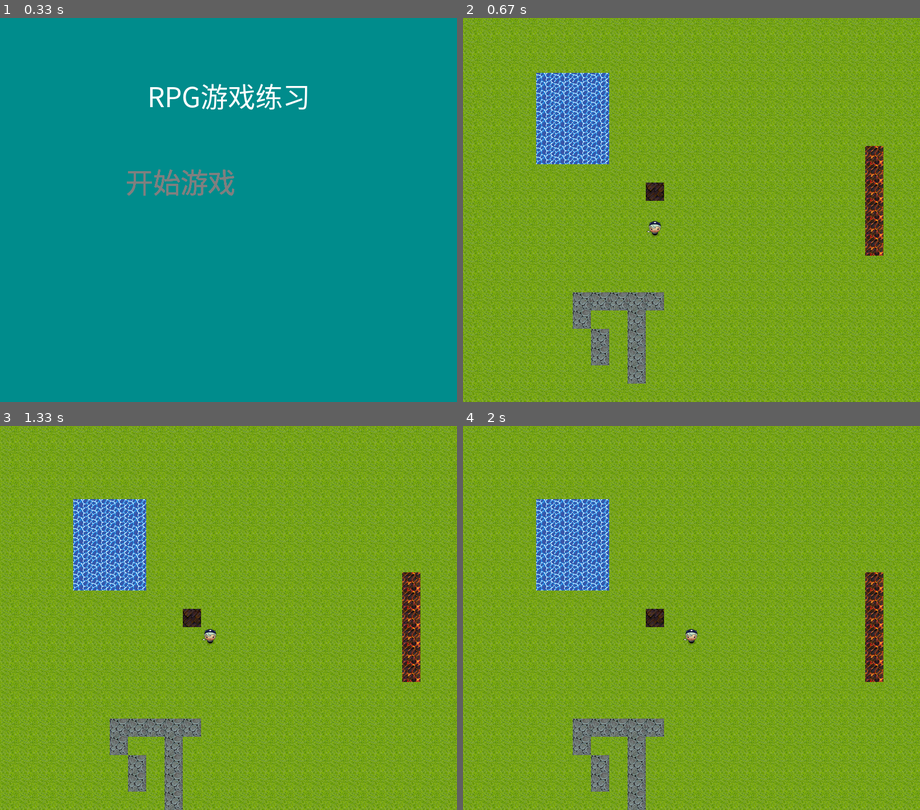
Above: before the commit, frames 1-4 (two rows, left to right).
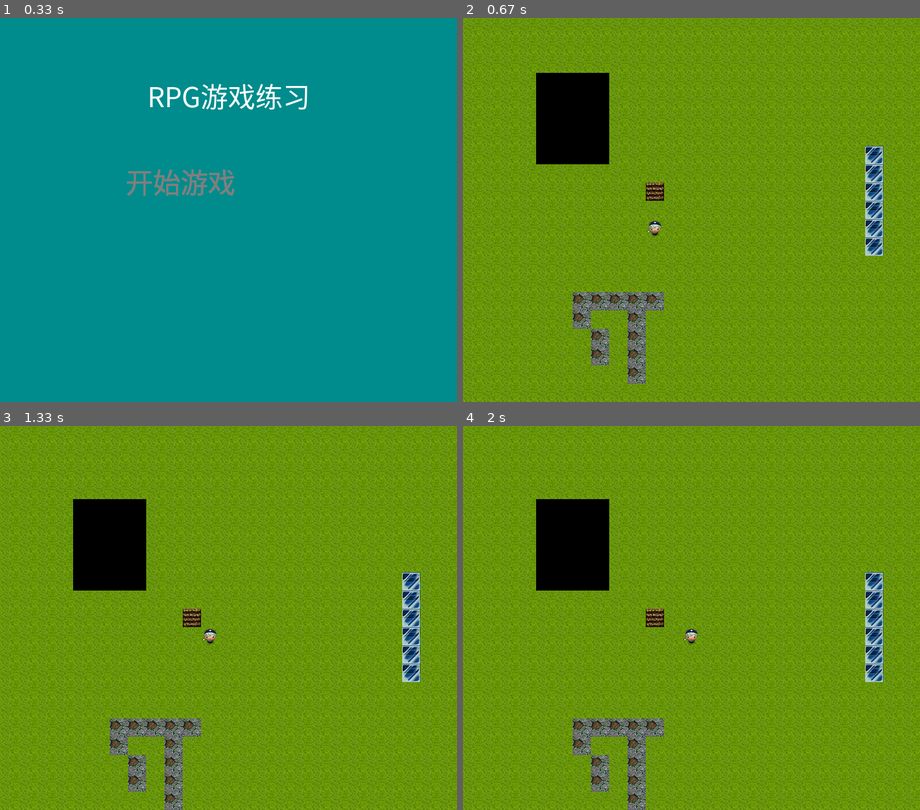
Above: after the commit, the same moments.

Repository: seancheng33/PygameProject
Game: pygame game, started from RPGGame/main.py
Same seed, same stepped clock (60 frames per second), same inputs: the game is played once before the commit and once after it.
Inputs (mouse positions are in pixels of both pictures, inside the frame that each line leads up to):
- Up to frame 1 (0.33 s): no input
- Up to frame 2 (0.67 s): click "开始游戏" at 0.38 s
- Up to frame 3 (1.33 s): hold Right 0.67-1.13 s; move the mouse to (228, 644) at 0.7 s; hold Up from 1.17 s (still down)
- Up to frame 4 (2 s): release Up at 1.47 s; hold Right 1.5-1.97 s

Frame 1 is identical in both runs. In frame 2, 15% of the frame differs, in the area x 0-100%, y 0-100%; in frame 3, 15%; in frame 4, 15%.

Commit message:
修改了图片的载入方式，为完善的地图制作准备

Diff:
--- a/RPGGame/GlobalSetting.py
+++ b/RPGGame/GlobalSetting.py
@@ -5,6 +5,8 @@
 @Program  : 全局变量
 '''
 import pygame
+
+# from RPGGame import ImageLoad
 
 
 class GlobalSetting:
@@ -20,22 +22,24 @@
                           'white': (255, 255, 255),
                           }
 
-        self.IMAGESDICT = {
-                        'coal': pygame.image.load('img/coal.png'),
-                        'dirt': pygame.image.load('img/dirt.png'),
-                        'grass': pygame.image.load('img/grass.png'),
-                        'lava': pygame.image.load('img/lava.png'),
-                        'sand': pygame.image.load('img/sand.png'),
-                        'stone': pygame.image.load('img/stone.png'),
-                        'water': pygame.image.load('img/water.png')}
+        # self.IMAGESDICT = {
+        #                 'coal': pygame.image.load('img/coal.png'),
+        #                 'dirt': pygame.image.load('img/dirt.png'),
+        #                 'grass': pygame.image.load('img/grass.png'),
+        #                 'lava': pygame.image.load('img/lava.png'),
+        #                 'sand': pygame.image.load('img/sand.png'),
+        #                 'stone': pygame.image.load('img/stone.png'),
+        #                 'water': pygame.image.load('img/water.png')}
+        #
+        # self.TILEMAPPING = {'c': self.IMAGESDICT['coal'],
+        #                     'd': self.IMAGESDICT['dirt'],
+        #                     'g': self.IMAGESDICT['grass'],
+        #                     'l': self.IMAGESDICT['lava'],
+        #                     's': self.IMAGESDICT['sand'],
+        #                     '*': self.IMAGESDICT['stone'],
+        #                     'w': self.IMAGESDICT['water']}
 
-        self.TILEMAPPING = {'c': self.IMAGESDICT['coal'],
-                            'd': self.IMAGESDICT['dirt'],
-                            'g': self.IMAGESDICT['grass'],
-                            'l': self.IMAGESDICT['lava'],
-                            's': self.IMAGESDICT['sand'],
-                            '*': self.IMAGESDICT['stone'],
-                            'w': self.IMAGESDICT['water']}
+
         self.DESC = {'UP': (0, -1), 'RIGHT': (1, 0), 'DOWN': (0, 1), 'LEFT': (-1, 0)}
 
         pygame.init()
@@ -45,3 +49,23 @@
         pygame.display.set_caption('RPG大的地图移动的Demo version: 0.11')
 
         self.FPSCLOCK = pygame.time.Clock()
+
+        self.TILEMAPPING = self.image_load()
+
+        # {'c': imgdict['x3y2'], 'd': imgdict['x2y2'], 'g': imgdict['x0y2'], 'l': imgdict['x0y2'],
+        #                     's': imgdict['x1y2'], '*': imgdict['x2y7'], 'w': imgdict['x0y2']}
+
+    def image_load(self):
+        bgimg = pygame.image.load('img/background.png').convert_alpha()  # 这张图片是8列16行
+
+        imgwidth = 8
+        imgheight = 16
+
+        imgdict = {}
+
+        for imgx in range(imgwidth):
+            for imgy in range(imgheight):
+                imgname = 'x' + str(imgx) + 'y' + str(imgy)
+                imgdict[imgname] = bgimg.subsurface(imgx * 32, imgy * 32, 32, 32)
+
+        return imgdict
--- /dev/null
+++ b/RPGGame/ImageLoad.py
@@ -0,0 +1,6 @@
+'''
+@Author       : sean cheng
+@Email        : aya234@163.com
+@CreateTime   : 2018/8/16
+@Program      : 加载存放图片资源
+'''
--- a/RPGGame/main.py
+++ b/RPGGame/main.py
@@ -5,9 +5,7 @@
 @Program  : 练习rpg的游戏，这个是主入口文件。
 '''
 import pygame
-from pygame.locals import *
-
-from RPGGame import DrawMap, mapdata
+from RPGGame import mapdata
 from RPGGame.GlobalSetting import GlobalSetting
 from RPGGame.RunGame import run_map
 from RPGGame.sysfunction import close_program, start_screen, can_move
@@ -22,7 +20,7 @@
         'player': mapdata.role_postion['base'],
         'map name': 'base',
     }
-
+    # print(ImageLoad.imgdict)
     setting.SCREENFACE.fill(setting.COLORDICT['bgcolor'])
     result = start_screen()
     while True:
--- a/RPGGame/mapdata.py
+++ b/RPGGame/mapdata.py
@@ -1,8 +1,8 @@
 '''
-@Author : sean cheng
-@Email  : aya234@163.com
+@Author : x1y2ean chenx0y2
+@Emaix1y0  : aya234@163.com
 @Create_Time   : 2018/6/15
-@Program  : 地图配置文件
+@Prox0y2ram  : 地图配置文件
 '''
 
 # 角色的初始位置
@@ -17,71 +17,107 @@
 
 # 基本主地图
 mapBase = [
-    ['g', 'g', 'g', 'g', 'g', 'g', 'g', 'g', 'g', 'g', 'g', 'g', 'g', 'g', 'g', 'g', 'g', 'g', 'g', 'g', 'g', 'g',
-     'g', 'g', 'g', 'g', 'g'],
-    ['g', 'g', 'g', 'g', 'g', 'g', 'g', 'g', 'g', 'g', 'g', 'g', 'g', 'g', 'g', 'g', 'g', 'g', 'g', 'g', 'g',
-     'g', 'g', 'g', 'g', 'g', 'g'],
-    ['g', 'g', 'g', 'g', 'g', 'g', 'g', 'g', 'g', 'g', 'g', 'g', 'g', 'g', 'g', 'g', 'g', 'g', 'g', 'g', 'g',
-     'g', 'g', 'g', 'g', 'g', 'g'],
-    ['g', 'g', 'g', 'g', 'g', 'g', 'g', 'g', 'g', 'g', 'g', 'g', 'g', 'g', 'g', 'g', 'g', 'g', 'g', 'g', 'g',
-     'g', 'g', 'g', 'g', 'g', 'g'],
-    ['g', 'g', 'g', 'g', 'w', 'w', 'w', 'w', 'g', 'g', 'g', 'g', 'g', 'g', 'g', 'g', 'g', 'g', 'g', 'g', 'g', 'g',
-     'g', 'g', 'g', 'g', 'g'],
-    ['g', 'g', 'g', 'g', 'w', 'w', 'w', 'w', 'g', 'g', 'g', 'g', 'g', 'g', 'g', 'g', 'g', 'g', 'g', 'g', 'g', 'g',
-     'g', 'g', 'g', 'g', 'g'],
-    ['g', 'g', 'g', 'g', 'w', 'w', 'w', 'w', 'g', 'g', 'g', 'g', 'g', 'g', 'g', 'g', 'g', 'g', 'g', 'g', 'g',
-     'g', 'g', 'g', 'g', 'g', 'g'],
-    ['g', 'g', 'g', 'g', 'w', 'w', 'w', 'w', 'g', 'g', 'g', 'g', 'g', 'g', 'g', 'g', 'g', 'g', 'g', 'g', 'g',
-     'g', 'g', 'g', 'g', 'g', 'g'],
-    ['g', 'g', 'g', 'g', 'w', 'w', 'w', 'w', 'g', 'g', 'g', 'g', 'g', 'g', 'g', 'g', 'g', 'g', 'g', 'g', 'g',
-     'g', 'l', 'g', 'g', 'g', 'g'],
-    ['g', 'g', 'g', 'g', 'g', 'g', 'g', 'g', 'g', 'g', 'g', 'g', 'g', 'g', 'g', 'g', 'g', 'g', 'g', 'g', 'g',
-     'g', 'l', 'g', 'g', 'g', 'g'],
-    ['g', 'g', 'g', 'g', 'g', 'g', 'g', 'g', 'g', 'g', 'c', 'g', 'g', 'g', 'g', 'g', 'g', 'g', 'g', 'g', 'g',
-     'g', 'l', 'g', 'g', 'g', 'g'],
-    ['g', 'g', 'g', 'g', 'g', 'g', 'g', 'g', 'g', 'g', 'g', 'g', 'g', 'g', 'g', 'g', 'g', 'g', 'g', 'g', 'g',
-     'g', 'l', 'g', 'g', 'g', 'g'],
-    ['g', 'g', 'g', 'g', 'g', 'g', 'g', 'g', 'g', 'g', 'g', 'g', 'g', 'g', 'g', 'g', 'g', 'g', 'g', 'g', 'g',
-     'g', 'l', 'g', 'g', 'g', 'g'],
-    ['g', 'g', 'g', 'g', 'g', 'g', 'g', 'g', 'g', 'g', 'g', 'g', 'g', 'g', 'g', 'g', 'g', 'g', 'g', 'g', 'g',
-     'g', 'l', 'g', 'g', 'g', 'g'],
-    ['g', 'g', 'g', 'g', 'g', 'g', 'g', 'g', 'g', 'g', 'g', 'g', 'g', 'g', 'g', 'g', 'g', 'g', 'g', 'g', 'g',
-     'g', 'g', 'g', 'g', 'g', 'g'],
-    ['g', 'g', 'g', 'g', 'g', 'g', 'g', 'g', 'g', 'g', 'g', 'g', 'g', 'g', 'g', 'g', 'g', 'g', 'g', 'g', 'g',
-     'g', 'g', 'g', 'g', 'g', 'g'],
-    ['g', 'g', 'g', 'g', 'g', 'g', '*', '*', '*', '*', '*', 'g', 'g', 'g', 'g', 'g', 'g', 'g', 'g', 'g', 'g',
-     'g', 'g', 'g', 'g', 'g', 'g'],
-    ['g', 'g', 'g', 'g', 'g', 'g', '*', 'g', 'g', '*', 'g', 'g', 'g', 'g', 'g', 'g', 'g', 'g', 'g', 'g', 'g',
-     'g', 'g', 'g', 'g', 'g', 'g'],
-    ['g', 'g', 'g', 'g', 'g', 'g', 'g', '*', 'g', '*', 'g', 'g', 'g', 'g', 'g', 'g', 'g', 'g', 'g', 'g', 'g',
-     'g', 'g', 'g', 'g', 'g', 'g'],
-    ['g', 'g', 'g', 'g', 'g', 'g', 'g', '*', 'g', '*', 'g', 'g', 'g', 'g', 'g', 'g', 'g', 'g', 'g', 'g', 'g',
-     'g', 'g', 'g', 'g', 'g', 'g'],
-    ['g', 'g', 'g', 'g', 'g', 'g', 'g', 'g', 'g', '*', 'g', 'g', 'g', 'g', 'g', 'g', 'g', 'g', 'g', 'g', 'g',
-     'g', 'g', 'g', 'g', 'g', 'g'],
-    ['g', 'g', 'g', 'g', 'g', 'g', 'g', 'g', 'g', 'g', 'g', 'g', 'g', 'g', 'g', 'g', 'g', 'g', 'g', 'g', 'g',
-     'g', 'g', 'g', 'g', 'g', 'g'],
-    ['g', 'g', 'g', 'g', 'g', 'g', 'g', 'g', 'g', 'g', 'g', 'g', 'g', 'g', 'g', 'g', 'g', 'g', 'g', 'g', 'g',
-     'g', 'g', 'g', 'g', 'g', 'g'],
-    ['g', 'g', 'g', 'g', 'g', 'g', 'g', 'g', 'g', 'g', 'g', 'g', 'g', 'g', 'g', 'g', 'g', 'g', 'g', 'g', 'g',
-     'g', 'g', 'g', 'g', 'g', 'g'],
-    ['g', 'g', 'g', 'g', 'g', 'g', 'g', 'g', 'g', 'g', 'g', 'g', 'g', 'g', 'g', 'g', 'g', 'g', 'g', 'g', 'g',
-     'g', 'g', 'g', 'g', 'g', 'g'],
-    ['g', 'g', 'g', 'g', 'g', 'g', 'g', 'g', 'g', 'g', 'g', 'g', 'g', 'g', 'g', 'g', 'g', 'g', 'g', 'g', 'g',
-     'g', 'g', 'g', 'g', 'g', 'g'],
-    ['g', 'g', 'g', 'g', 'g', 'g', 'g', 'g', 'g', 'g', 'g', 'g', 'g', 'g', 'g', 'g', 'g', 'g', 'g', 'g', 'g',
-     'g', 'g', 'g', 'g', 'g', 'g']
+    ['x0y2', 'x0y2', 'x0y2', 'x0y2', 'x0y2', 'x0y2', 'x0y2', 'x0y2', 'x0y2', 'x0y2', 'x0y2', 'x0y2', 'x0y2', 'x0y2',
+     'x0y2', 'x0y2', 'x0y2', 'x0y2', 'x0y2', 'x0y2', 'x0y2', 'x0y2',
+     'x0y2', 'x0y2', 'x0y2', 'x0y2', 'x0y2'],
+    ['x0y2', 'x0y2', 'x0y2', 'x0y2', 'x0y2', 'x0y2', 'x0y2', 'x0y2', 'x0y2', 'x0y2', 'x0y2', 'x0y2', 'x0y2', 'x0y2',
+     'x0y2', 'x0y2', 'x0y2', 'x0y2', 'x0y2', 'x0y2', 'x0y2',
+     'x0y2', 'x0y2', 'x0y2', 'x0y2', 'x0y2', 'x0y2'],
+    ['x0y2', 'x0y2', 'x0y2', 'x0y2', 'x0y2', 'x0y2', 'x0y2', 'x0y2', 'x0y2', 'x0y2', 'x0y2', 'x0y2', 'x0y2', 'x0y2',
+     'x0y2', 'x0y2', 'x0y2', 'x0y2', 'x0y2', 'x0y2', 'x0y2',
+     'x0y2', 'x0y2', 'x0y2', 'x0y2', 'x0y2', 'x0y2'],
+    ['x0y2', 'x0y2', 'x0y2', 'x0y2', 'x0y2', 'x0y2', 'x0y2', 'x0y2', 'x0y2', 'x0y2', 'x0y2', 'x0y2', 'x0y2', 'x0y2',
+     'x0y2', 'x0y2', 'x0y2', 'x0y2', 'x0y2', 'x0y2', 'x0y2',
+     'x0y2', 'x0y2', 'x0y2', 'x0y2', 'x0y2', 'x0y2'],
+    ['x0y2', 'x0y2', 'x0y2', 'x0y2', 'x0y1', 'x0y1', 'x0y1', 'x0y1', 'x0y2', 'x0y2', 'x0y2', 'x0y2', 'x0y2', 'x0y2',
+     'x0y2', 'x0y2',
+     'x0y2', 'x0y2', 'x0y2', 'x0y2', 'x0y2', 'x0y2',
+     'x0y2', 'x0y2', 'x0y2', 'x0y2', 'x0y2'],
+    ['x0y2', 'x0y2', 'x0y2', 'x0y2', 'x0y1', 'x0y1', 'x0y1', 'x0y1', 'x0y2', 'x0y2', 'x0y2', 'x0y2', 'x0y2', 'x0y2',
+     'x0y2', 'x0y2',
+     'x0y2', 'x0y2', 'x0y2', 'x0y2', 'x0y2', 'x0y2',
+     'x0y2', 'x0y2', 'x0y2', 'x0y2', 'x0y2'],
+    ['x0y2', 'x0y2', 'x0y2', 'x0y2', 'x0y1', 'x0y1', 'x0y1', 'x0y1', 'x0y2', 'x0y2', 'x0y2', 'x0y2', 'x0y2', 'x0y2',
+     'x0y2', 'x0y2',
+     'x0y2', 'x0y2', 'x0y2', 'x0y2', 'x0y2',
+     'x0y2', 'x0y2', 'x0y2', 'x0y2', 'x0y2', 'x0y2'],
+    ['x0y2', 'x0y2', 'x0y2', 'x0y2', 'x0y1', 'x0y1', 'x0y1', 'x0y1', 'x0y2', 'x0y2', 'x0y2', 'x0y2', 'x0y2', 'x0y2',
+     'x0y2', 'x0y2',
+     'x0y2', 'x0y2', 'x0y2', 'x0y2', 'x0y2',
+     'x0y2', 'x0y2', 'x0y2', 'x0y2', 'x0y2', 'x0y2'],
+    ['x0y2', 'x0y2', 'x0y2', 'x0y2', 'x0y1', 'x0y1', 'x0y1', 'x0y1', 'x0y2', 'x0y2', 'x0y2', 'x0y2', 'x0y2', 'x0y2',
+     'x0y2', 'x0y2',
+     'x0y2', 'x0y2', 'x0y2', 'x0y2', 'x0y2',
+     'x0y2', 'x1y0', 'x0y2', 'x0y2', 'x0y2', 'x0y2'],
+    ['x0y2', 'x0y2', 'x0y2', 'x0y2', 'x0y2', 'x0y2', 'x0y2', 'x0y2', 'x0y2', 'x0y2', 'x0y2', 'x0y2', 'x0y2', 'x0y2',
+     'x0y2', 'x0y2', 'x0y2', 'x0y2', 'x0y2', 'x0y2', 'x0y2',
+     'x0y2', 'x1y0', 'x0y2', 'x0y2', 'x0y2', 'x0y2'],
+    ['x0y2', 'x0y2', 'x0y2', 'x0y2', 'x0y2', 'x0y2', 'x0y2', 'x0y2', 'x0y2', 'x0y2', 'x7y7', 'x0y2', 'x0y2', 'x0y2',
+     'x0y2', 'x0y2', 'x0y2', 'x0y2', 'x0y2', 'x0y2', 'x0y2',
+     'x0y2', 'x1y0', 'x0y2', 'x0y2', 'x0y2', 'x0y2'],
+    ['x0y2', 'x0y2', 'x0y2', 'x0y2', 'x0y2', 'x0y2', 'x0y2', 'x0y2', 'x0y2', 'x0y2', 'x0y2', 'x0y2', 'x0y2', 'x0y2',
+     'x0y2', 'x0y2', 'x0y2', 'x0y2', 'x0y2', 'x0y2', 'x0y2',
+     'x0y2', 'x1y0', 'x0y2', 'x0y2', 'x0y2', 'x0y2'],
+    ['x0y2', 'x0y2', 'x0y2', 'x0y2', 'x0y2', 'x0y2', 'x0y2', 'x0y2', 'x0y2', 'x0y2', 'x0y2', 'x0y2', 'x0y2', 'x0y2',
+     'x0y2', 'x0y2', 'x0y2', 'x0y2', 'x0y2', 'x0y2', 'x0y2',
+     'x0y2', 'x1y0', 'x0y2', 'x0y2', 'x0y2', 'x0y2'],
+    ['x0y2', 'x0y2', 'x0y2', 'x0y2', 'x0y2', 'x0y2', 'x0y2', 'x0y2', 'x0y2', 'x0y2', 'x0y2', 'x0y2', 'x0y2', 'x0y2',
+     'x0y2', 'x0y2', 'x0y2', 'x0y2', 'x0y2', 'x0y2', 'x0y2',
+     'x0y2', 'x1y0', 'x0y2', 'x0y2', 'x0y2', 'x0y2'],
+    ['x0y2', 'x0y2', 'x0y2', 'x0y2', 'x0y2', 'x0y2', 'x0y2', 'x0y2', 'x0y2', 'x0y2', 'x0y2', 'x0y2', 'x0y2', 'x0y2',
+     'x0y2', 'x0y2', 'x0y2', 'x0y2', 'x0y2', 'x0y2', 'x0y2',
+     'x0y2', 'x0y2', 'x0y2', 'x0y2', 'x0y2', 'x0y2'],
+    ['x0y2', 'x0y2', 'x0y2', 'x0y2', 'x0y2', 'x0y2', 'x0y2', 'x0y2', 'x0y2', 'x0y2', 'x0y2', 'x0y2', 'x0y2', 'x0y2',
+     'x0y2', 'x0y2', 'x0y2', 'x0y2', 'x0y2', 'x0y2', 'x0y2',
+     'x0y2', 'x0y2', 'x0y2', 'x0y2', 'x0y2', 'x0y2'],
+    ['x0y2', 'x0y2', 'x0y2', 'x0y2', 'x0y2', 'x0y2', 'x2y7', 'x2y7', 'x2y7', 'x2y7', 'x2y7', 'x0y2', 'x0y2', 'x0y2',
+     'x0y2', 'x0y2',
+     'x0y2', 'x0y2', 'x0y2', 'x0y2', 'x0y2',
+     'x0y2', 'x0y2', 'x0y2', 'x0y2', 'x0y2', 'x0y2'],
+    ['x0y2', 'x0y2', 'x0y2', 'x0y2', 'x0y2', 'x0y2', 'x2y7', 'x0y2', 'x0y2', 'x2y7', 'x0y2', 'x0y2', 'x0y2', 'x0y2',
+     'x0y2',
+     'x0y2', 'x0y2', 'x0y2', 'x0y2', 'x0y2', 'x0y2',
+     'x0y2', 'x0y2', 'x0y2', 'x0y2', 'x0y2', 'x0y2'],
+    ['x0y2', 'x0y2', 'x0y2', 'x0y2', 'x0y2', 'x0y2', 'x0y2', 'x2y7', 'x0y2', 'x2y7', 'x0y2', 'x0y2', 'x0y2', 'x0y2',
+     'x0y2',
+     'x0y2', 'x0y2', 'x0y2', 'x0y2', 'x0y2', 'x0y2',
+     'x0y2', 'x0y2', 'x0y2', 'x0y2', 'x0y2', 'x0y2'],
+    ['x0y2', 'x0y2', 'x0y2', 'x0y2', 'x0y2', 'x0y2', 'x0y2', 'x2y7', 'x0y2', 'x2y7', 'x0y2', 'x0y2', 'x0y2', 'x0y2',
+     'x0y2',
+     'x0y2', 'x0y2', 'x0y2', 'x0y2', 'x0y2', 'x0y2',
+     'x0y2', 'x0y2', 'x0y2', 'x0y2', 'x0y2', 'x0y2'],
+    ['x0y2', 'x0y2', 'x0y2', 'x0y2', 'x0y2', 'x0y2', 'x0y2', 'x0y2', 'x0y2', 'x2y7', 'x0y2', 'x0y2', 'x0y2', 'x0y2',
+     'x0y2', 'x0y2', 'x0y2', 'x0y2', 'x0y2', 'x0y2', 'x0y2',
+     'x0y2', 'x0y2', 'x0y2', 'x0y2', 'x0y2', 'x0y2'],
+    ['x0y2', 'x0y2', 'x0y2', 'x0y2', 'x0y2', 'x0y2', 'x0y2', 'x0y2', 'x0y2', 'x0y2', 'x0y2', 'x0y2', 'x0y2', 'x0y2',
+     'x0y2', 'x0y2', 'x0y2', 'x0y2', 'x0y2', 'x0y2', 'x0y2',
+     'x0y2', 'x0y2', 'x0y2', 'x0y2', 'x0y2', 'x0y2'],
+    ['x0y2', 'x0y2', 'x0y2', 'x0y2', 'x0y2', 'x0y2', 'x0y2', 'x0y2', 'x0y2', 'x0y2', 'x0y2', 'x0y2', 'x0y2', 'x0y2',
+     'x0y2', 'x0y2', 'x0y2', 'x0y2', 'x0y2', 'x0y2', 'x0y2',
+     'x0y2', 'x0y2', 'x0y2', 'x0y2', 'x0y2', 'x0y2'],
+    ['x0y2', 'x0y2', 'x0y2', 'x0y2', 'x0y2', 'x0y2', 'x0y2', 'x0y2', 'x0y2', 'x0y2', 'x0y2', 'x0y2', 'x0y2', 'x0y2',
+     'x0y2', 'x0y2', 'x0y2', 'x0y2', 'x0y2', 'x0y2', 'x0y2',
+     'x0y2', 'x0y2', 'x0y2', 'x0y2', 'x0y2', 'x0y2'],
+    ['x0y2', 'x0y2', 'x0y2', 'x0y2', 'x0y2', 'x0y2', 'x0y2', 'x0y2', 'x0y2', 'x0y2', 'x0y2', 'x0y2', 'x0y2', 'x0y2',
+     'x0y2', 'x0y2', 'x0y2', 'x0y2', 'x0y2', 'x0y2', 'x0y2',
+     'x0y2', 'x0y2', 'x0y2', 'x0y2', 'x0y2', 'x0y2'],
+    ['x0y2', 'x0y2', 'x0y2', 'x0y2', 'x0y2', 'x0y2', 'x0y2', 'x0y2', 'x0y2', 'x0y2', 'x0y2', 'x0y2', 'x0y2', 'x0y2',
+     'x0y2', 'x0y2', 'x0y2', 'x0y2', 'x0y2', 'x0y2', 'x0y2',
+     'x0y2', 'x0y2', 'x0y2', 'x0y2', 'x0y2', 'x0y2'],
+    ['x0y2', 'x0y2', 'x0y2', 'x0y2', 'x0y2', 'x0y2', 'x0y2', 'x0y2', 'x0y2', 'x0y2', 'x0y2', 'x0y2', 'x0y2', 'x0y2',
+     'x0y2', 'x0y2', 'x0y2', 'x0y2', 'x0y2', 'x0y2', 'x0y2',
+     'x0y2', 'x0y2', 'x0y2', 'x0y2', 'x0y2', 'x0y2']
 ]
 
 # 一个全是水的小地图
-mapSea = [['w', 'w', 'w', 'w', 'w', 'w', 'w', 'w', 'w', 'w'],
-          ['w', 'w', 'w', 'w', 'w', 'w', 'w', 'w', 'w', 'w'],
-          ['w', 'w', 'w', 'w', 'w', 'w', 'w', 'w', 'w', 'w'],
-          ['w', 'w', 'w', 'w', 'w', 'w', 'w', 'w', 'w', 'w'],
-          ['w', 'w', 'w', 'w', 'w', 'w', 'w', 'w', 'w', 'w'],
-          ['w', 'w', 'w', 'w', 'w', 's', 'w', 'w', 'w', 'w'],
-          ['w', 'w', 'w', 'w', 'w', 'w', 'w', 'w', 'w', 'w'],
-          ['w', 'w', 'w', 'w', 'w', 'w', 'w', 'w', 'w', 'w'],
-          ['w', 'w', 'w', 'w', 'w', 'w', 'w', 'w', 'w', 'w'],
-          ['w', 'w', 'w', 'w', 'w', 'w', 'w', 'w', 'w', 'w'],
+mapSea = [['x0y1', 'x0y1', 'x0y1', 'x0y1', 'x0y1', 'x0y1', 'x0y1', 'x0y1', 'x0y1', 'x0y1'],
+          ['x0y1', 'x0y1', 'x0y1', 'x0y1', 'x0y1', 'x0y1', 'x0y1', 'x0y1', 'x0y1', 'x0y1'],
+          ['x0y1', 'x0y1', 'x0y1', 'x0y1', 'x0y1', 'x0y1', 'x0y1', 'x0y1', 'x0y1', 'x0y1'],
+          ['x0y1', 'x0y1', 'x0y1', 'x0y1', 'x0y1', 'x0y1', 'x0y1', 'x0y1', 'x0y1', 'x0y1'],
+          ['x0y1', 'x0y1', 'x0y1', 'x0y1', 'x0y1', 'x0y1', 'x0y1', 'x0y1', 'x0y1', 'x0y1'],
+          ['x0y1', 'x0y1', 'x0y1', 'x0y1', 'x0y1', 'x1y2', 'x0y1', 'x0y1', 'x0y1', 'x0y1'],
+          ['x0y1', 'x0y1', 'x0y1', 'x0y1', 'x0y1', 'x0y1', 'x0y1', 'x0y1', 'x0y1', 'x0y1'],
+          ['x0y1', 'x0y1', 'x0y1', 'x0y1', 'x0y1', 'x0y1', 'x0y1', 'x0y1', 'x0y1', 'x0y1'],
+          ['x0y1', 'x0y1', 'x0y1', 'x0y1', 'x0y1', 'x0y1', 'x0y1', 'x0y1', 'x0y1', 'x0y1'],
+          ['x0y1', 'x0y1', 'x0y1', 'x0y1', 'x0y1', 'x0y1', 'x0y1', 'x0y1', 'x0y1', 'x0y1'],
           ]
--- a/RPGGame/sysfunction.py
+++ b/RPGGame/sysfunction.py
@@ -62,7 +62,7 @@
     newX, newY = x + moveX, y + moveY
     # 判断需要移动的位置是否是可以移动的类型，如果是，角色就移动到该位置，如果不是，角色就返回原来的坐标，不移动。
     # 随着地图的完善，这个元组，可能要定义为一个变量。
-    if mapObj[newY][newX] in ('g', 'w'):
+    if mapObj[newY][newX] in ('x0y1', 'x0y2'):
         return newX, newY
     else:
         return x, y
Binary file added: RPGGame/img/background.png
